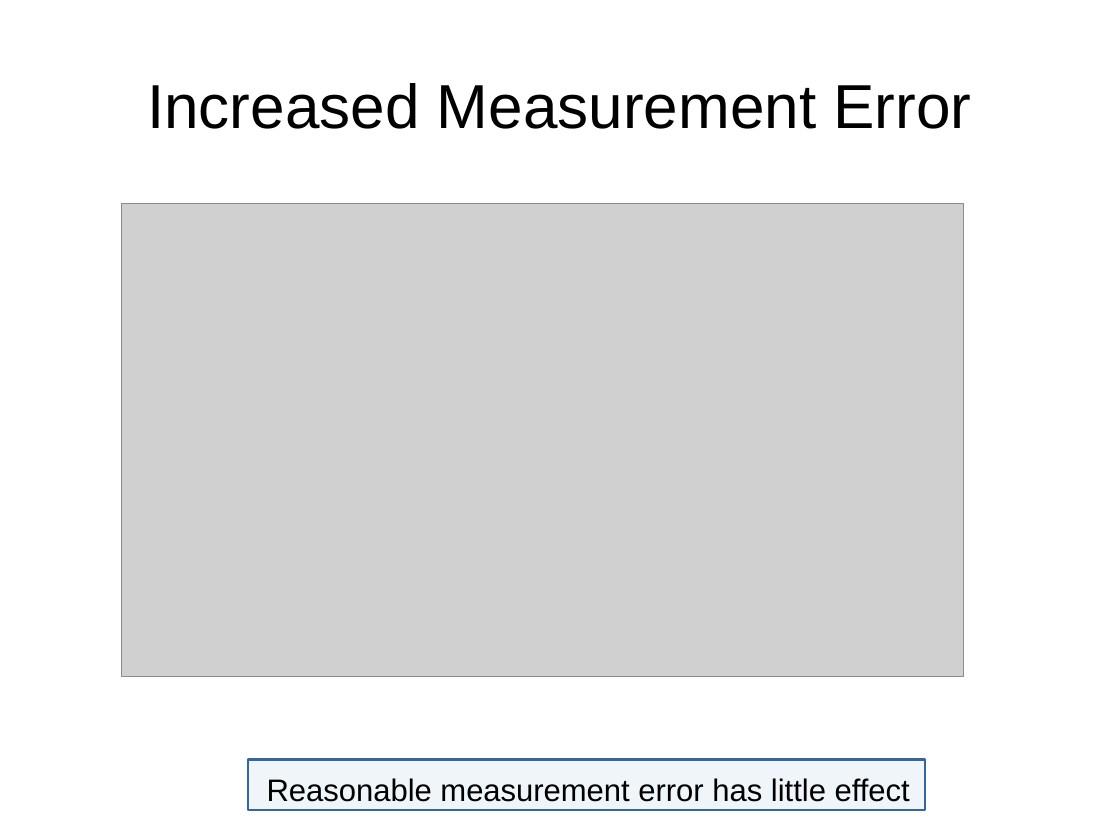
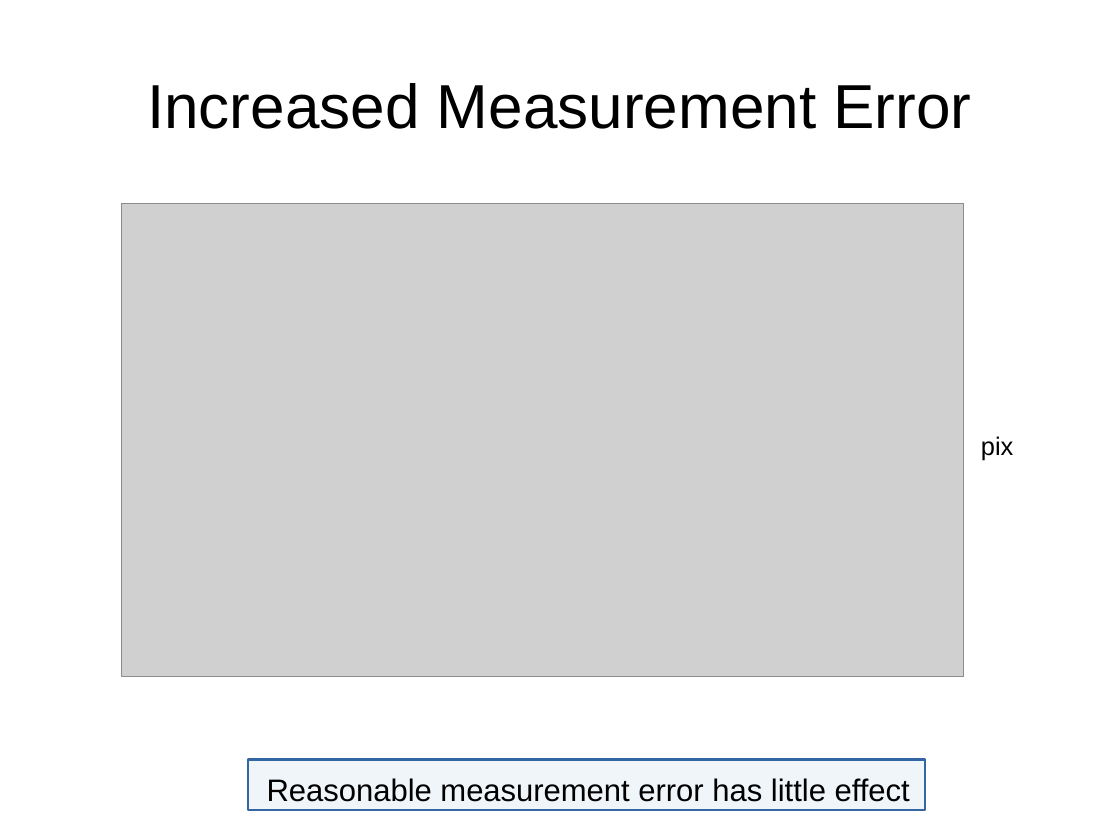
Before and after one commit to sethmerickel/Multi-Image-Geopositioning, a slide deck: slide 59 of papers/fresno2017.odp. Drawn at 1120x840 pixels with LibreOffice and Linux fonts; fonts in the diff are those of the drawing; grey boxes stand for pictures. Boxes give left, top, right and bottom in pixels: in the first picture for what was removed or moved away, otherwise in the second. Text is boxed around its words. In the diff, an @@ line names an element or a change of style, - is before the commit and + after.

```diff
--- a/papers/fresno2017.odp
+++ b/papers/fresno2017.odp
@@ text added at [981,436,1013,460], 18 pt, text #000000 @@
+pix
```
Also in this commit, not shown: 15 other slides changed, 1 slide added, 1 slide removed, 1 other file.
